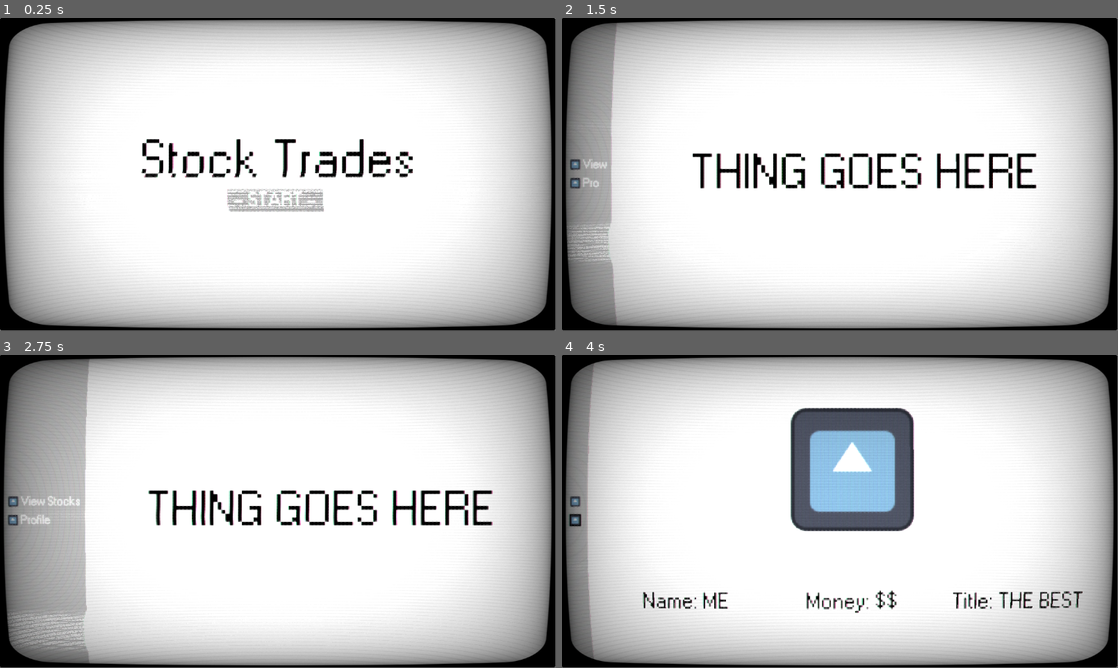
Above: before the commit, frames 1-4 (two rows, left to right).
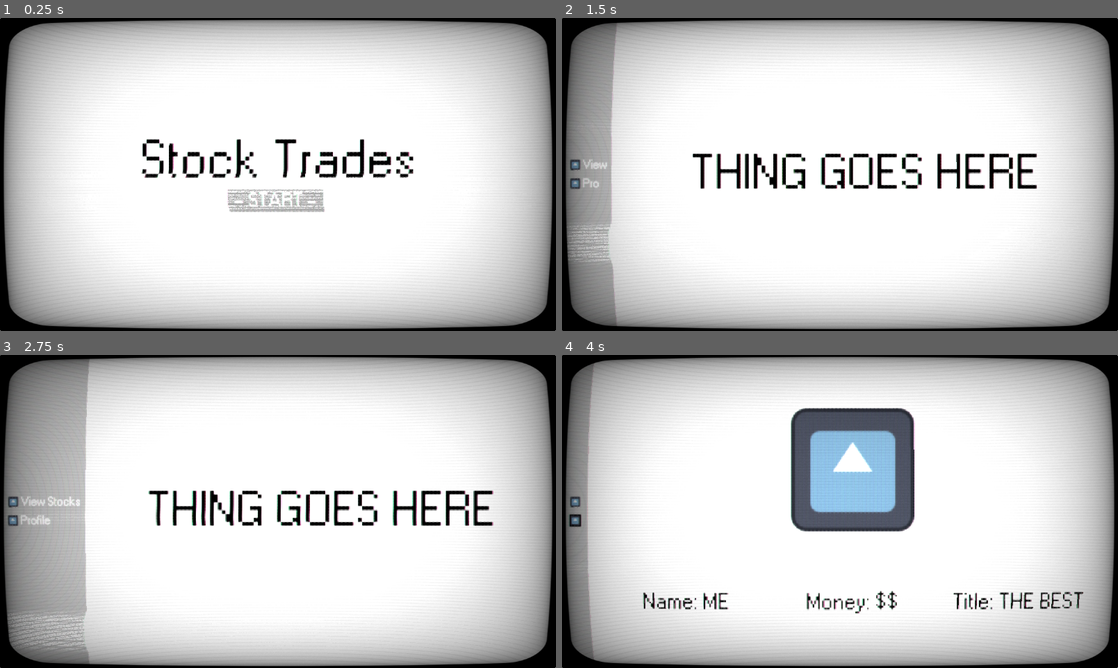
Above: after the commit, the same moments.

Repository: Shuflduf/Stock-Trading-Game
Game: Godot game, scene res://Scenes/main.tscn
Two runs of this game, one before a commit and one after it. Both use one fixed random seed, a clock stepped at 60 frames per second and the inputs below. The engine's default icon, where the game draws it, is replaced by a stand-in: a white triangle on a blue panel in a dark square.
Inputs (mouse positions are in pixels of both pictures, inside the frame that each line leads up to):
- Up to frame 1 (0.25 s): no input
- Up to frame 2 (1.5 s): click "- START -" at 0.5 s; move the mouse to (606, 174) at 1.27 s; click (606, 174) at 1.42 s
- Up to frame 3 (2.75 s): move the mouse to (11, 502) at 2.02 s; click (11, 502) at 2.17 s
- Up to frame 4 (4 s): move the mouse to (606, 520) at 2.77 s; click (606, 520) at 2.92 s; move the mouse to (812, 574) at 3.52 s; click (812, 574) at 3.67 s
The window is 799x449 before the commit and 800x450 after it. Grey fills any space a smaller window leaves; there, only what the larger window draws over its background counts as a difference.

The runs differ from the first frame. In frame 1, 2.1% of the frame differs, in the area x 0-100%, y 0-100%; in frame 2, 2.3%; in frame 3, 2.6%; in frame 4, 2.2%.

Commit message:
update window stretching to fix bad CRT effect on web

Diff:
--- a/project.godot
+++ b/project.godot
@@ -15,6 +15,11 @@
 config/features=PackedStringArray("4.3", "GL Compatibility")
 config/icon="res://icon.svg"
 
+[display]
+
+window/stretch/mode="viewport"
+window/stretch/aspect="ignore"
+
 [editor_plugins]
 
 enabled=PackedStringArray("res://addons/godot_super-wakatime/plugin.cfg")
